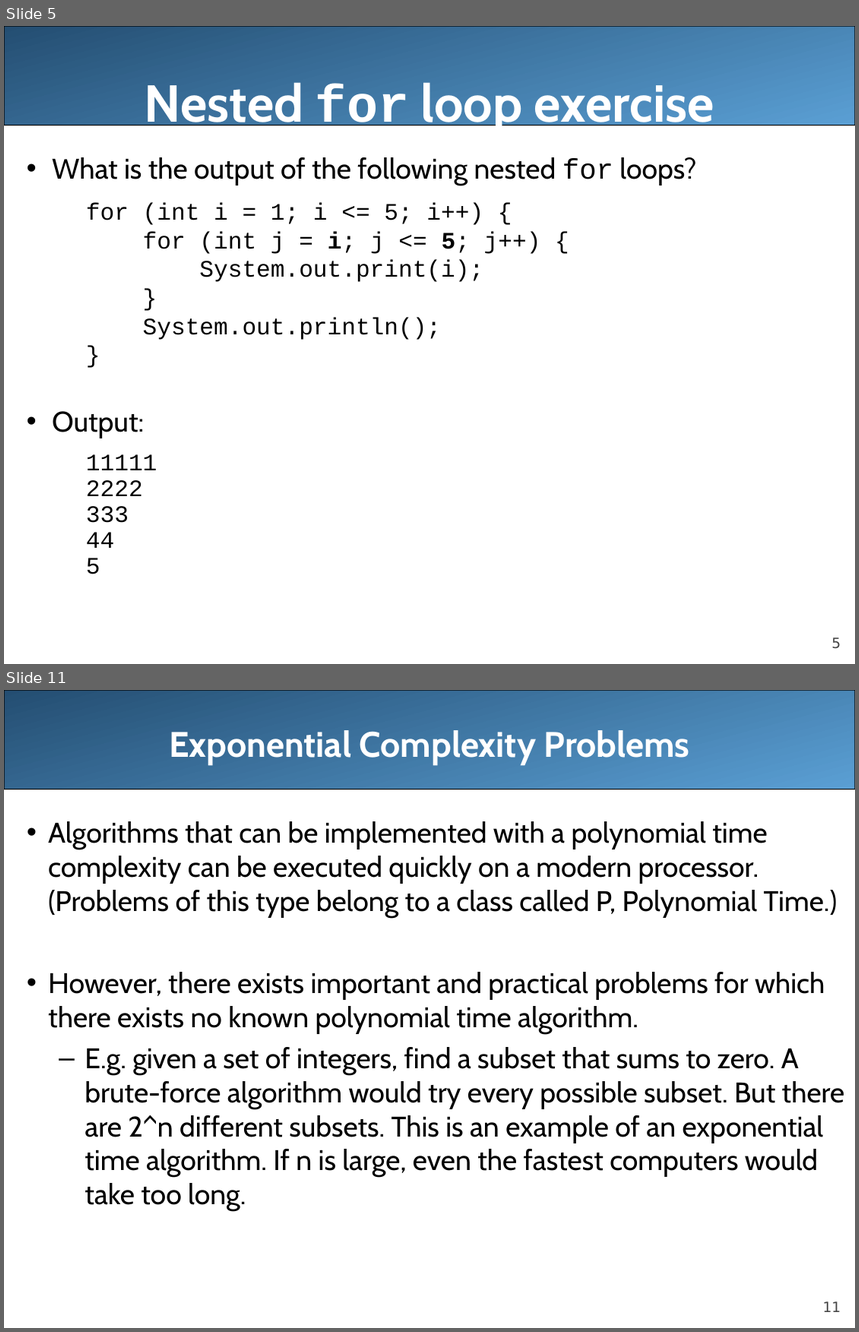
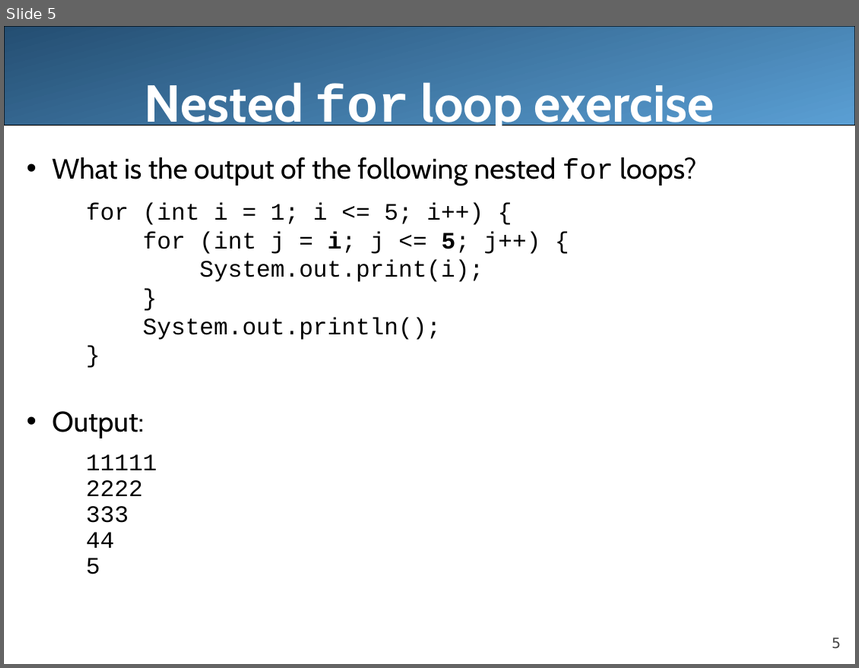
Before and after one commit to LongBaoNguyen/longbaonguyen.github.io, a slide deck: courses/apcsa/lecture12.ppt. Shown one above the other, each under a label of ours: slides 5 and 11 before the commit, slide 5 after it; the slides between them are not shown. The pictures are 859x1332 and 859x668 pixels, drawn with LibreOffice and Linux fonts; fonts in the diff are those of the drawing. Boxes give left, top, right and bottom in pixels: in the first picture for what was removed or moved away, otherwise in the second. Text is boxed around its words. In the diff, an @@ line names an element or a change of style, - is before the commit and + after.

```diff
--- a/courses/apcsa/lecture12.ppt
+++ b/courses/apcsa/lecture12.ppt
@@ slide 11 removed at (x1=4, y1=690, x2=855, y2=1328), background #FFFFFF; not listed: 2 template elements that a slide beside it also shows @@
@@ title removed at (x1=169, y1=730, x2=690, y2=766) @@
-Exponential Complexity Problems
@@ text removed at (x1=48, y1=821, x2=845, y2=1211) @@
-• Algorithms that can be implemented with a polynomial time complexity can be executed quickly on a modern processor. (Problems of this type belong to a class called P, Polynomial Time.)
-• However, there exists important and practical problems for which there exists no known polynomial time algorithm.
-  – E.g. given a set of integers, find a subset that sums to zero. A brute-force algorithm would try every possible subset. But there are 2^n different subsets. This is an example of an exponential time algorithm. If n is large, even the fastest computers would take too long.
```
Also in this commit, not shown: 6 slides changed, 8 slides added, 1 other slide removed, 2 other files.
